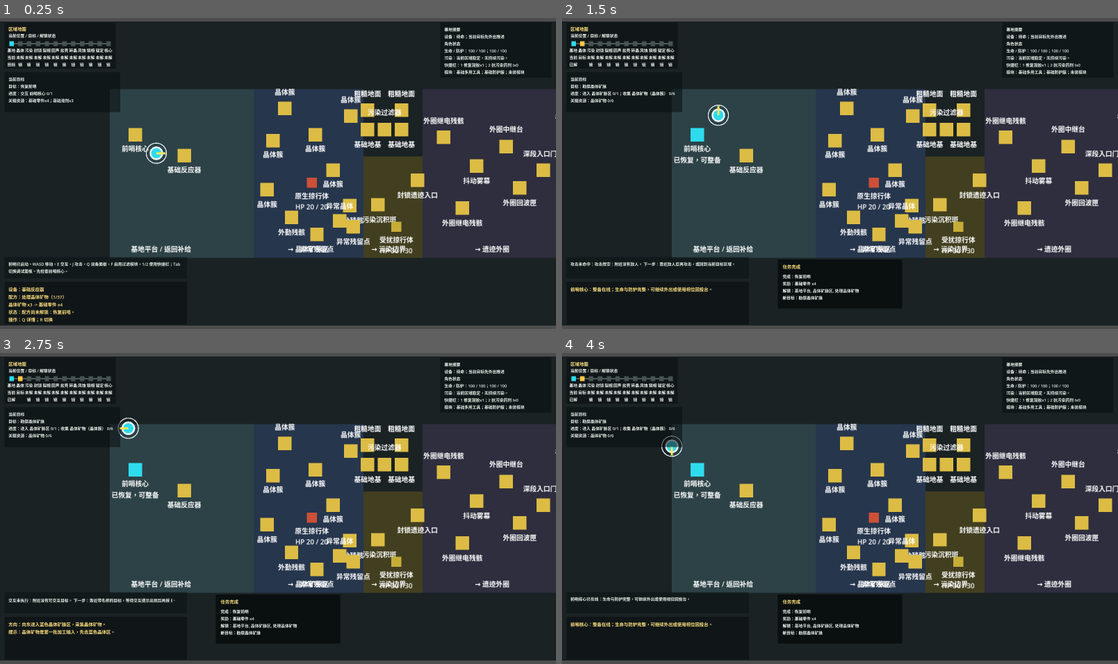
Above: before the commit, frames 1-4 (two rows, left to right).
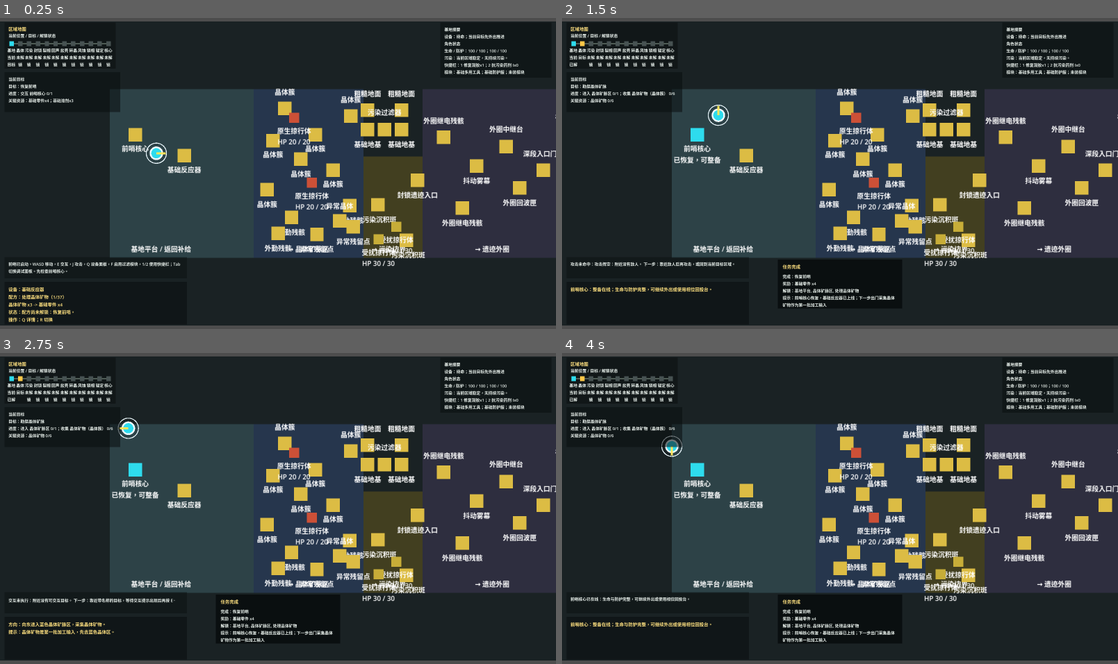
Above: after the commit, the same moments.

Repository: laugh0608/RadishCatalyst
Game: Godot game, scene res://scenes/boot/Boot.tscn
The game is run twice, just before and just after one commit, with the same random seed, the same clock (stepped at 60 frames per second) and the same inputs.
Inputs (mouse positions are in pixels of both pictures, inside the frame that each line leads up to):
- Up to frame 1 (0.25 s): no input
- Up to frame 2 (1.5 s): tap Enter at 0.5 s; move the mouse to (812, 235) at 0.52 s; hold W (move_up) from 0.53 s (still down); tap E (interact) at 0.6 s; click (812, 235) at 0.67 s; move the mouse to (1006, 220) at 1.27 s; tap J (attack) at 1.35 s
- Up to frame 3 (2.75 s): tap E (interact) at 1.55, 2.3 s; move the mouse to (111, 461) at 2.02 s; release W (move_up) at 2.03 s; hold A (move_left) from 2.03 s (still down); hold R (cycle_recipe) from 2.03 s (still down)
- Up to frame 4 (4 s): move the mouse to (867, 508) at 2.77 s; release R (cycle_recipe) at 2.78 s; tap E (interact) at 2.85, 3.8 s; click (867, 508) at 2.92 s; tap Space at 3.5 s; move the mouse to (756, 430) at 3.52 s; release A (move_left) at 3.53 s; hold S (move_down) from 3.53 s (still down); tap Q (toggle_device_panel) at 3.6 s

The runs differ from the first frame. In frame 1, 1.0% of the frame differs, in the area x 47-77%, y 30-80%; in frame 2, 1.3%, in the area x 39-77%, y 30-94%; in frame 3, 1.3%; in frame 4, 1.3%.

Commit message:
feat: 补首小时核心区内容厚度

Diff:
--- a/client/data/localization/zh_cn.json
+++ b/client/data/localization/zh_cn.json
@@ -150,7 +150,7 @@
     "quest.restore_outpost.name": "恢复前哨",
     "quest.restore_outpost.desc": "检查前哨核心，恢复基础库存和设备状态。",
     "quest.scout_crystal_field.name": "勘探晶体矿脉",
-    "quest.scout_crystal_field.desc": "前往晶体矿脉区，采集第一批晶体矿物。",
+    "quest.scout_crystal_field.desc": "前往晶体矿脉区，采集第一批晶体矿物并带回基地加工。",
     "quest.calibrate_reactor.name": "校准反应器",
     "quest.calibrate_reactor.desc": "从外勤残骸点回收导电废件，回基地加工反应器校准件。",
     "quest.bring_back_sample.name": "采样异常晶体",
@@ -158,13 +158,13 @@
     "quest.analyze_anomaly_sample.name": "分析异常样本",
     "quest.analyze_anomaly_sample.desc": "回收异常晶体周边残留物，回基地完成样本分析。",
     "quest.make_filter_module.name": "制造过滤模块",
-    "quest.make_filter_module.desc": "用基地加工产物制造基础过滤模块。",
+    "quest.make_filter_module.desc": "用基地加工产物制造可降低污染防护消耗的基础过滤模块。",
     "quest.prepare_treatment_supplies.name": "准备处理点补给",
     "quest.prepare_treatment_supplies.desc": "调制修复凝胶，并清理处理点北缘的基础威胁。",
     "quest.expand_treatment_point.name": "扩建处理点",
     "quest.expand_treatment_point.desc": "铺设地基并启用污染处理设备。",
     "quest.enter_pollution_edge.name": "进入污染边界",
-    "quest.enter_pollution_edge.desc": "使用新补给进入污染边界并带回沉积物。",
+    "quest.enter_pollution_edge.desc": "使用过滤模块和抗污染药剂进入污染边界，带回沉积物并清理受扰敌人。",
     "quest.defeat_elite_node.name": "治理污染源点",
     "quest.defeat_elite_node.desc": "击败污染边界的小型精英节点。",
     "quest.unlock_ruin_signal.name": "解锁后续入口",
@@ -288,7 +288,7 @@
   "quest.calibrate_phase_well_stability_window.name": "校准稳窗相位序",
   "quest.calibrate_phase_well_stability_window.desc": "带着稳窗读数返回锚定桥东侧，按西侧、中央、东侧顺序校准三处稳窗节点。",
     "recipe.process_crystal_ore.name": "处理晶体矿物",
-    "recipe.process_crystal_ore.desc": "将晶体矿物加工为可复用的基础零件。",
+    "recipe.process_crystal_ore.desc": "将晶体矿物加工为可用于校准、模块和地基的基础零件。",
     "recipe.reclaim_basic_parts.name": "回收基础零件",
     "recipe.reclaim_basic_parts.desc": "把相位前线回传的污染浆液低效率回收成可复用基础零件。",
     "recipe.make_filter_media.name": "制备过滤介质",
@@ -296,11 +296,11 @@
     "recipe.reactor_calibrator.name": "组装反应器校准件",
     "recipe.reactor_calibrator.desc": "用导电废件和晶体矿物组装基础反应器的采样校准组件。",
     "recipe.basic_filter_module.name": "组装基础过滤模块",
-    "recipe.basic_filter_module.desc": "组装可装入防护服的基础污染过滤模块。",
+    "recipe.basic_filter_module.desc": "组装可装入防护服、降低污染区防护消耗的基础污染过滤模块。",
     "recipe.analyze_anomaly_sample.name": "分析异常样本",
     "recipe.analyze_anomaly_sample.desc": "比对异常样本和周边残留物，得到过滤模块参数。",
     "recipe.cleanse_residue.name": "处理污染沉积物",
-    "recipe.cleanse_residue.desc": "处理污染沉积物，产出抗污染药剂并留下污染浆液。",
+    "recipe.cleanse_residue.desc": "处理污染沉积物，产出支撑更深污染推进的抗污染药剂并留下污染浆液。",
     "recipe.foundation_t1.name": "制造基础地基材料",
     "recipe.foundation_t1.desc": "将基础零件和晶体矿物制成可铺设的地基材料。",
     "recipe.repair_gel.name": "调制修复凝胶",
--- a/client/scenes/maps/VerticalSliceMap.tscn
+++ b/client/scenes/maps/VerticalSliceMap.tscn
@@ -284,6 +284,13 @@
 label_offset = Vector2(-82, -52)
 label_size = Vector2(164, 24)
 
+[node name="CrystalClusterSidePocket" parent="Interactables" instance=ExtResource("3_interactable")]
+position = Vector2(92, -34)
+definition_id = "map_object.crystal_cluster"
+interaction_type = "gather"
+label_offset = Vector2(-82, 22)
+label_size = Vector2(164, 24)
+
 [node name="RichCrystalVeinNorth" parent="Interactables" instance=ExtResource("3_interactable")]
 position = Vector2(146, -168)
 definition_id = "map_object.rich_crystal_vein"
@@ -300,6 +307,13 @@
 
 [node name="FieldWreckageEast" parent="Interactables" instance=ExtResource("3_interactable")]
 position = Vector2(208, 76)
+definition_id = "map_object.field_wreckage"
+interaction_type = "gather"
+label_offset = Vector2(-82, 22)
+label_size = Vector2(164, 24)
+
+[node name="FieldWreckageSouthPocket" parent="Interactables" instance=ExtResource("3_interactable")]
+position = Vector2(38, 142)
 definition_id = "map_object.field_wreckage"
 interaction_type = "gather"
 label_offset = Vector2(-82, 22)
@@ -327,6 +341,12 @@
 
 [node name="PollutionResidue" parent="Interactables" instance=ExtResource("3_interactable")]
 position = Vector2(274, 74)
+definition_id = "map_object.pollution_residue_patch"
+interaction_type = "gather"
+label_offset = Vector2(-68, 22)
+
+[node name="PollutionResidueDeep" parent="Interactables" instance=ExtResource("3_interactable")]
+position = Vector2(342, 158)
 definition_id = "map_object.pollution_residue_patch"
 interaction_type = "gather"
 label_offset = Vector2(-68, 22)
@@ -913,6 +933,10 @@
 position = Vector2(118, 22)
 definition_id = "enemy.native_skitter"
 
+[node name="NativeSkitterPatrol" parent="Enemies" instance=ExtResource("4_enemy")]
+position = Vector2(76, -132)
+definition_id = "enemy.native_skitter"
+
 [node name="TreatmentSkitter" parent="Enemies" instance=ExtResource("4_enemy")]
 position = Vector2(222, -58)
 definition_id = "enemy.treatment_skitter"
@@ -921,6 +945,10 @@
 position = Vector2(318, 126)
 definition_id = "enemy.polluted_skitter"
 
+[node name="PollutedSkitterDeep" parent="Enemies" instance=ExtResource("4_enemy")]
+position = Vector2(276, 156)
+definition_id = "enemy.polluted_skitter"
+
 [node name="EliteResidueNode" parent="Enemies" instance=ExtResource("4_enemy")]
 position = Vector2(358, 92)
 definition_id = "enemy.elite_residue_node"
--- a/client/scripts/checks/vertical_slice_regression_check.gd
+++ b/client/scripts/checks/vertical_slice_regression_check.gd
@@ -1,6 +1,7 @@
 extends RefCounted
 
 const GameRootScript := preload("res://scripts/game/game_root.gd")
+const VerticalSliceMapScene := preload("res://scenes/maps/VerticalSliceMap.tscn")
 
 var host
 
@@ -11,6 +12,8 @@
 
 func run_ui_and_recipe_checks() -> void:
 	_check_hud_log_presenter()
+	_check_first_hour_guidance_copy()
+	_check_first_hour_content_density()
 	_check_development_baseline_presenter()
 	_check_demo_stabilization_baseline_status_panel()
 	_check_game_root_development_baseline_factory()
@@ -18,6 +21,66 @@
 	_check_game_root_recipe_cycle_input_events()
 	_check_resource_interaction_logs()
 	_check_completed_recipe_followup_auto_selection()
+
+
+func _check_first_hour_guidance_copy() -> void:
+	var presenter := HudHintPresenter.new()
+	presenter.configure(host.data_registry, null)
+	var world := WorldState.create_default()
+	var character := CharacterState.create_default()
+	host._expect_text_contains(
+		presenter.format_onboarding_hint(world, character, "quest.make_filter_module"),
+		"降低污染防护消耗",
+		"filter module onboarding explains field value"
+	)
+	character.inventory.add_item("item.filter_media", 1)
+	host._expect_text_contains(
+		presenter.format_direction_hint(world, character, "quest.make_filter_module"),
+		"降低污染防护消耗",
+		"filter module direction explains why crafting matters"
+	)
+	var processing := ProcessingSystem.new(host.data_registry)
+	host._expect_text_contains(
+		processing._get_completion_next_step("recipe.process_crystal_ore"),
+		"反应器校准、过滤模块和地基",
+		"crystal processing completion explains base use"
+	)
+
+
+func _check_first_hour_content_density() -> void:
+	var map := VerticalSliceMapScene.instantiate() as VerticalSliceMap
+	host.root.add_child(map)
+	map.setup(host.data_registry)
+	var interactable_expectations := {
+		"Interactables/CrystalClusterSidePocket": "map_object.crystal_cluster",
+		"Interactables/FieldWreckageSouthPocket": "map_object.field_wreckage",
+		"Interactables/PollutionResidueDeep": "map_object.pollution_residue_patch"
+	}
+	for node_path in interactable_expectations:
+		var interactable := map.get_node_or_null(String(node_path)) as PrototypeInteractable
+		host._expect_equal(interactable != null, true, "%s exists" % node_path)
+		if interactable == null:
+			continue
+		host._expect_equal(
+			interactable.definition_id,
+			String(interactable_expectations[node_path]),
+			"%s definition" % node_path
+		)
+	var enemy_expectations := {
+		"Enemies/NativeSkitterPatrol": "enemy.native_skitter",
+		"Enemies/PollutedSkitterDeep": "enemy.polluted_skitter"
+	}
+	for node_path in enemy_expectations:
+		var enemy := map.get_node_or_null(String(node_path)) as PrototypeEnemy
+		host._expect_equal(enemy != null, true, "%s exists" % node_path)
+		if enemy == null:
+			continue
+		host._expect_equal(
+			enemy.definition_id,
+			String(enemy_expectations[node_path]),
+			"%s definition" % node_path
+		)
+	map.free()
 
 
 func check_task_recipe_selection(reactor: PrototypeInteractable, processing: ProcessingSystem) -> void:
--- a/client/scripts/quests/quest_completion_applier.gd
+++ b/client/scripts/quests/quest_completion_applier.gd
@@ -112,8 +112,24 @@
 
 func _format_completion_note(quest_id: String) -> String:
 	match quest_id:
+		"quest.restore_outpost":
+			return "前哨核心恢复，基础反应器已上线；下一步出门采集晶体矿物作为第一批加工输入"
+		"quest.scout_crystal_field":
+			return "第一批外勤资源已带回；回基地用基础反应器把资源转成校准和补给能力"
+		"quest.calibrate_reactor":
+			return "反应器采样通道已校准；下一趟去异常晶体采样，带回可分析的样本"
+		"quest.bring_back_sample":
+			return "异常样本已确认；继续回收周边残留物，回基地才能完成样本分析"
+		"quest.analyze_anomaly_sample":
+			return "样本分析给出过滤参数；用基地产物制造过滤模块，才能更稳地推进污染区"
+		"quest.make_filter_module":
+			return "基础过滤模块会降低污染区防护消耗；启用后再准备处理点补给和地基"
+		"quest.prepare_treatment_supplies":
+			return "修复凝胶已准备，处理点北缘威胁已清理；下一步铺设地基并启用污染过滤器"
+		"quest.expand_treatment_point":
+			return "污染过滤器已上线；处理沉积物可调制抗污染药剂，支撑更深的危险目标"
 		"quest.enter_pollution_edge":
-			return "污染深处出现稳定源点反应"
+			return "污染沉积物已转成药剂补给；带着药剂继续压制更深处的污染源点"
 		"quest.defeat_elite_node":
 			return "污染源点已压制，封锁遗迹入口信号可确认"
 		"quest.unlock_ruin_signal":
--- a/client/scripts/save/save_content_validator.gd
+++ b/client/scripts/save/save_content_validator.gd
@@ -10,13 +10,16 @@
 	"map_object_instance.crystal_cluster_reserve": "map_object.crystal_cluster",
 	"map_object_instance.crystal_cluster_west_reserve": "map_object.crystal_cluster",
 	"map_object_instance.crystal_cluster_north_east_reserve": "map_object.crystal_cluster",
+	"map_object_instance.crystal_cluster_side_pocket": "map_object.crystal_cluster",
 	"map_object_instance.rich_crystal_vein_north": "map_object.rich_crystal_vein",
 	"map_object_instance.field_wreckage_north": "map_object.field_wreckage",
 	"map_object_instance.field_wreckage_east": "map_object.field_wreckage",
+	"map_object_instance.field_wreckage_south_pocket": "map_object.field_wreckage",
 	"map_object_instance.anomaly_crystal": "map_object.anomaly_crystal",
 	"map_object_instance.anomaly_residue_north": "map_object.anomaly_residue_patch",
 	"map_object_instance.anomaly_residue_east": "map_object.anomaly_residue_patch",
 	"map_object_instance.pollution_residue": "map_object.pollution_residue_patch",
+	"map_object_instance.pollution_residue_deep": "map_object.pollution_residue_patch",
 	"map_object_instance.rough_ground_north": "map_object.rough_ground",
 	"map_object_instance.rough_ground_south": "map_object.rough_ground",
 	"map_object_instance.foundation_site_north": "building.foundation_t1",
@@ -163,11 +166,19 @@
 		"definition_id": "enemy.native_skitter",
 		"region_id": "region.crystal_vein_field"
 	},
+	"enemy_instance.native_skitter_patrol": {
+		"definition_id": "enemy.native_skitter",
+		"region_id": "region.crystal_vein_field"
+	},
 	"enemy_instance.treatment_skitter": {
 		"definition_id": "enemy.treatment_skitter",
 		"region_id": "region.crystal_vein_field"
 	},
 	"enemy_instance.polluted_skitter": {
+		"definition_id": "enemy.polluted_skitter",
+		"region_id": "region.pollution_edge"
+	},
+	"enemy_instance.polluted_skitter_deep": {
 		"definition_id": "enemy.polluted_skitter",
 		"region_id": "region.pollution_edge"
 	},
--- a/client/scripts/systems/processing_system.gd
+++ b/client/scripts/systems/processing_system.gd
@@ -332,7 +332,7 @@
 func _get_completion_next_step(recipe_id: String) -> String:
 	match recipe_id:
 		"recipe.process_crystal_ore":
-			return "基础零件已补足；若当前任务还差更高阶配方，设备会自动切回对应配方，也可按 R 切换。"
+			return "基础零件已补足；它们会用于反应器校准、过滤模块和地基。若当前任务还差更高阶配方，可按 R 切换到目标配方。"
 		"recipe.reclaim_basic_parts":
 			return "回收零件已补足；继续当前前线整备配方，或按 R 切回目标配方。"
 		"recipe.reactor_calibrator":
@@ -342,11 +342,11 @@
 		"recipe.make_filter_media":
 			return "切换到基础过滤模块配方，把过滤介质和基础零件组装成远征模块。"
 		"recipe.basic_filter_module":
-			return "按 F 启用基础过滤模块，再准备污染处理点的地基。"
+			return "基础过滤模块会降低污染区防护消耗；按 F 启用后，再准备污染处理点的地基。"
 		"recipe.foundation_t1":
 			return "前往污染边界北缘清理地块并铺设基础地基。"
 		"recipe.cleanse_residue":
-			return "把抗污染药剂留在快捷栏，继续采集沉积物并清理受扰敌人。"
+			return "抗污染药剂已准备；把它留在快捷栏，继续采集沉积物并清理受扰敌人，深入前用于维持防护。"
 		"recipe.repair_gel":
 			return "把修复凝胶留在快捷栏，生命偏低时按 1 使用。"
 		"recipe.phase_anchor":
--- a/client/scripts/ui/hud_hint_presenter.gd
+++ b/client/scripts/ui/hud_hint_presenter.gd
@@ -104,7 +104,9 @@
 				return "回到异常晶体周边，回收两处异常残留点。"
 			return "回基地使用基础反应器，分析异常样本。"
 		"quest.make_filter_module":
-			return "回基地使用基础反应器，组装基础过滤模块。"
+			if not character_state.inventory.has_ref("item.filter_media", 1):
+				return "回基地使用基础反应器，先制造过滤介质；随后组装基础过滤模块。"
+			return "回基地使用基础反应器，组装基础过滤模块；启用后会降低污染防护消耗。"
 		"quest.prepare_treatment_supplies":
 			if target_region_id == "region.outpost_platform":
 				return "回基地用基础反应器调制修复凝胶，它是下一段清障战斗补给。"
@@ -394,7 +396,7 @@
 				return "异常残留物用于校验样本，回收两处后再回基地加工分析。"
 			return "靠近基础反应器，切换到异常样本分析配方并等待完成。"
 		"quest.make_filter_module":
-			return "基础反应器负责制造远征产物；先补齐配方输入，再等待加工完成。"
+			return "基础反应器负责制造远征产物；过滤模块会降低污染防护消耗，让下一次深入更稳。"
 		"quest.prepare_treatment_supplies":
 			if target_region_id == "region.outpost_platform":
 				return "先调制 1 份修复凝胶；它是下一段清障战斗的生命补给。"
Not shown, changed: docs/devlogs/2026-W22.md
Not shown, changed: docs/planning/current.md
Not shown, changed: docs/planning/daily-start.md
